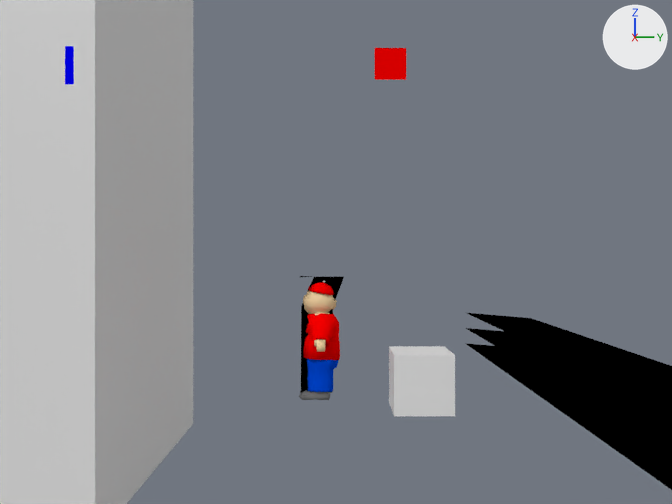
An edit to the Blender file  latest fatboy/chars/fat.blend, drawn before and after from the same camera.
One viewpoint serves both versions: the file's camera 'Camera'. Arrows for +X, +Y and +Z are at upper right; the lights stay in place.

The scene before the commit, as lines of its bpy script (objects in view):
```python
me_plane_001 = bpy.data.meshes.new('Plane.001')
me_plane_001.from_pydata([(1.0, 1.0, 0.0), (1.0, -1.0, 0.0), (-1.0, -1.0, 0.0), (-1.0, 1.0, 0.0)], [], [(0, 3, 2, 1)])
me_plane_001.materials.append(mat_material)  # black #000000
me_plane_005 = bpy.data.meshes.new('Plane.005')
me_plane_005.from_pydata([(0.511, 0.088, 0.0), (0.511, -0.088, 0.0), (0.009, -0.088, 0.0), (0.009, 0.088, 0.0), (-0.009, 0.121, 0.0), (-0.009, -0.121, 0.0), (0.529, -0.121, 0.0), (0.529, 0.121, 0.0)], [], [(0, 3, 2, 1), (2, 3, 4, 5), (3, 0, 7, 4), (0, 1, 6, 7), (1, 2, 5, 6)])
for i in [*range(1, 5)]: me_plane_005.polygons[i].material_index = 1
me_plane_005.materials.append(mat_material_003)  # blue #0000ff
me_plane_005.materials.append(mat_material_004)  # blue #0000ff
me_plane_007 = bpy.data.meshes.new('Plane.007')
me_plane_007.from_pydata([(1.0, 1.0, 0.0), (1.0, -1.0, 0.0), (-1.0, -1.0, 0.0), (-1.0, 1.0, 0.0)], [], [(0, 3, 2, 1)])
me_plane_007.materials.append(mat_text)  # red #ff0000
ob_plane_001 = bpy.data.objects.new('Plane.001', me_plane_001)
ob_plane_001.location = (0.0, 11.02, -1.0)
ob_plane_001.rotation_euler = (-0.0849, 0.0, 0.0)  # degrees (-4.9, 0, 0)
ob_plane_001.scale = (19.8, -2.15, -19.8)
ob_plane_004 = bpy.data.objects.new('Plane.004', me_plane_005)
ob_plane_004.location = (18.45, -1.21, 6.29)
ob_plane_004.rotation_euler = (1.571, 0.0, 1.571)  # degrees (90, 0, 90)
ob_plane_004.scale = (0.1, 1.0, 1.0)
ob_textureplane = bpy.data.objects.new('TexturePlane', me_plane_007)
ob_textureplane.location = (18.45, 0.85, 6.3)
ob_textureplane.rotation_euler = (1.571, 0.0, 1.571)  # degrees (90, 0, 90)
ob_textureplane.scale = (0.1, 0.1, 0.1)
# also in view: 'Cube' at (0.2, 3.4, 0.7); 'Cube.001' at (0.2, -11.4, 7.4); 'Plane.003' at (0.0, 11.0, 1.0); 'Plane.002' at (0.0, 11.0, 0.0); 'Pants' at (0.0, 0.1, 1.1)
```
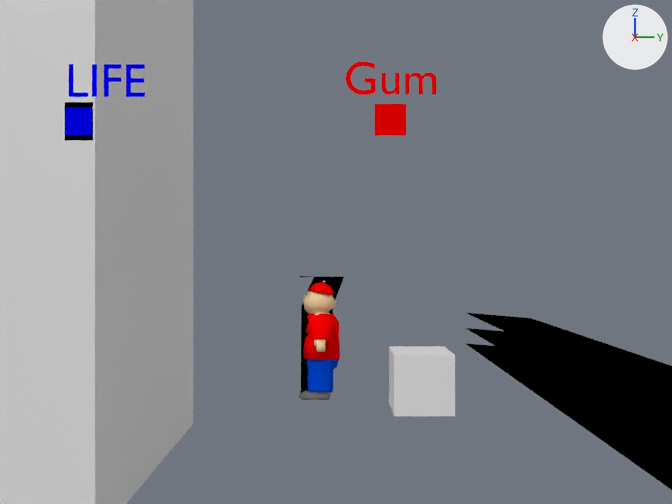
Commit message: New FatBoy Wall Climb

Changed parts and their boxes [x1, y1, x2, y2] in the pictures (672 x 504 px):
'TexturePlane', moved: before [375, 48, 406, 80]; after [375, 104, 406, 136]
'Plane.004', recoloured, moved, rescaled: before [65, 46, 74, 84]; after [65, 102, 93, 140]
'Font', added (blue): after [69, 64, 145, 97]
'Font.001', added (red): after [346, 62, 436, 95]

Edits to the bpy script that builds the scene:
```text
Change me_plane_005:
    where me_plane_005.from_pydata(...)  # 8 vertices, 5 faces; spans x -0.009..0.529, y -0.121..0.121, z 0.0
    used by ob_plane_004; location = (18.45, -1.21, 6.29); rotation_euler = (1.571, 0.0, 1.571), in degrees (90, 0, 90); scale = (0.1, 1.0, 1.0)
    me_plane_005 part 1: all 4 faces that had it switch from mat_material_004 (blue #0000ff) to mat_material (black #000000)
Add me_mesh:
    me_mesh.from_pydata(...)  # 32 vertices, 24 faces; spans x 0.022..0.504, y 0.0..0.205, z 0.0
    me_mesh.materials.append(mat_material_003)  # blue #0000ff
Add me_mesh_001:
    me_mesh_001.from_pydata(...)  # 265 vertices, 259 faces; spans x 0.015..0.586, y -0.003..0.207, z 0.0
    me_mesh_001.materials.append(mat_hat)  # red #ff0000
Change ob_plane_004:
    ob_plane_004.location: (18.45, -1.21, 6.29) -> (18.45, -1.21, 5.94)
    ob_plane_004.scale: (0.1, 1.0, 1.0) -> (0.332, 1.0, 1.0)
Change ob_textureplane:
    ob_textureplane.location: (18.45, 0.85, 6.3) -> (18.45, 0.85, 5.95)
Add ob_font:
    ob_font = bpy.data.objects.new('Font', me_mesh)
    ob_font.location = (18.45, -1.21, 6.1)
    ob_font.rotation_euler = (1.571, 0.0, 1.571)  # degrees (90, 0, 90)
Add ob_font_001:
    ob_font_001 = bpy.data.objects.new('Font.001', me_mesh_001)
    ob_font_001.location = (18.45, 0.55, 6.11)
    ob_font_001.rotation_euler = (1.571, 0.0, 1.571)  # degrees (90, 0, 90)
```
